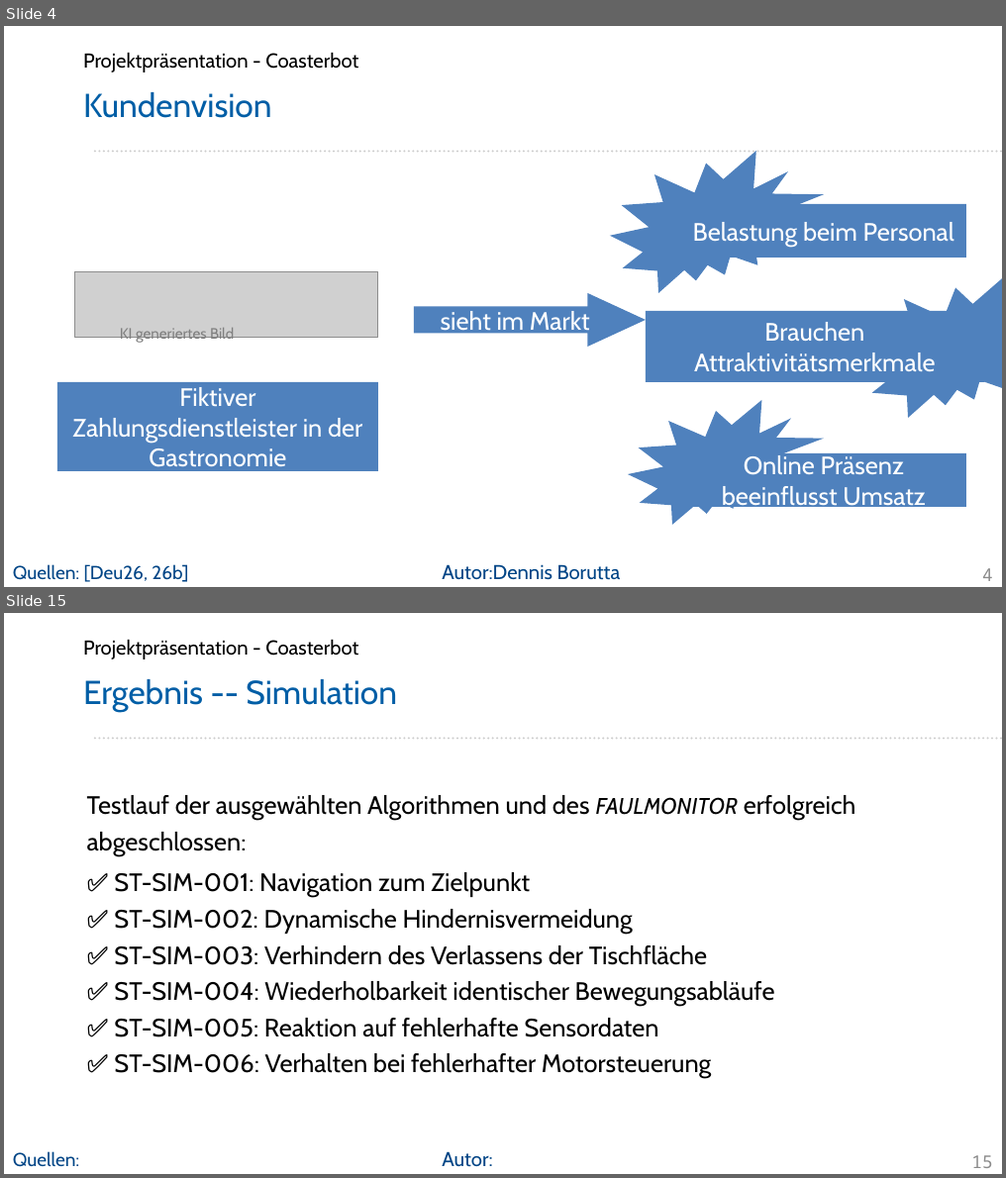
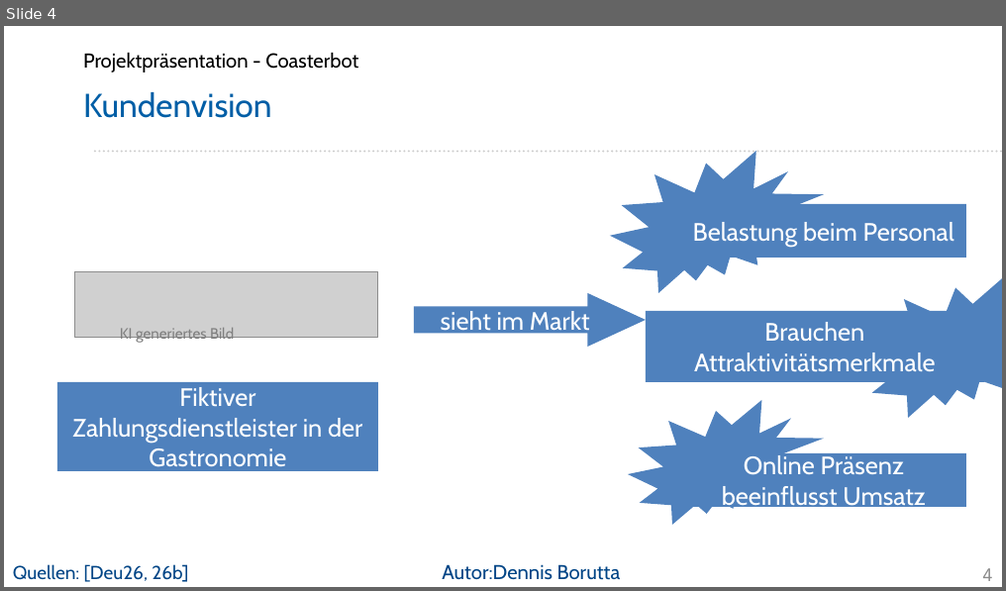
Before and after one commit to Project-CoasterBot/coasterbot, a slide deck: M6_Projekträsentation/se_Projektpräsentation_Coasterbot.odp. Shown one above the other, each under a label of ours: slides 4 and 15 before the commit, slide 4 after it; the slides between them are not shown. The pictures are 1006x1178 and 1006x591 pixels, drawn with LibreOffice and Linux fonts; fonts in the diff are those of the drawing; grey boxes stand for pictures; background and template pictures are left out. Boxes give left, top, right and bottom in pixels: in the first picture for what was removed or moved away, otherwise in the second. Text is boxed around its words. In the diff, an @@ line names an element or a change of style, - is before the commit and + after.

Commit message:
Bilder eingefügt, Text angepasst

```diff
--- a/M6_Projekträsentation/se_Projektpräsentation_Coasterbot.odp
+++ b/M6_Projekträsentation/se_Projektpräsentation_Coasterbot.odp
@@ slide 15 removed at bbox=[4, 613, 1002, 1174], background #FFFFFF; not listed: 1 template element that a slide beside it also shows @@
@@ text removed at bbox=[83, 639, 358, 660] @@
-Projektpräsentation - Coasterbot
@@ title removed at bbox=[83, 679, 397, 712] @@
-Ergebnis -- Simulation
@@ text removed at bbox=[87, 795, 856, 1078] @@
-Testlauf der ausgewählten Algorithmen und des FAULMONITOR erfolgreich abgeschlossen:
-✅ ST-SIM-001: Navigation zum Zielpunkt
-✅ ST-SIM-002: Dynamische Hindernisvermeidung
-✅ ST-SIM-003: Verhindern des Verlassens der Tischfläche
-✅ ST-SIM-004: Wiederholbarkeit identischer Bewegungsabläufe
-✅ ST-SIM-005: Reaktion auf fehlerhafte Sensordaten
-✅ ST-SIM-006: Verhalten bei fehlerhafter Motorsteuerung
@@ text removed at bbox=[13, 1152, 79, 1167] @@
-Quellen:
@@ text removed at bbox=[442, 1152, 492, 1167] @@
-Autor:
@@ page number removed at bbox=[971, 1156, 992, 1168] @@
-15
```
Also in this commit, not shown: 11 slides changed, 4 slides added.
